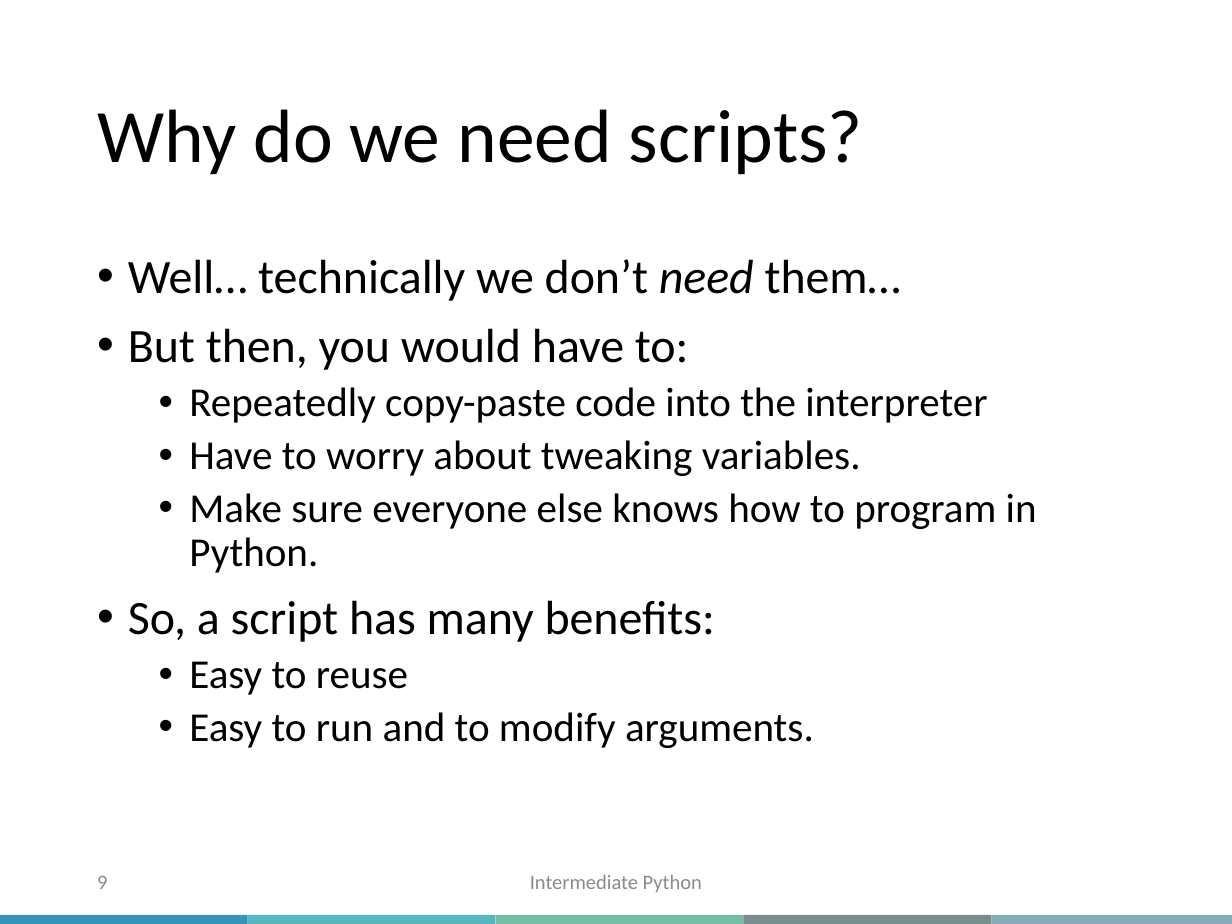
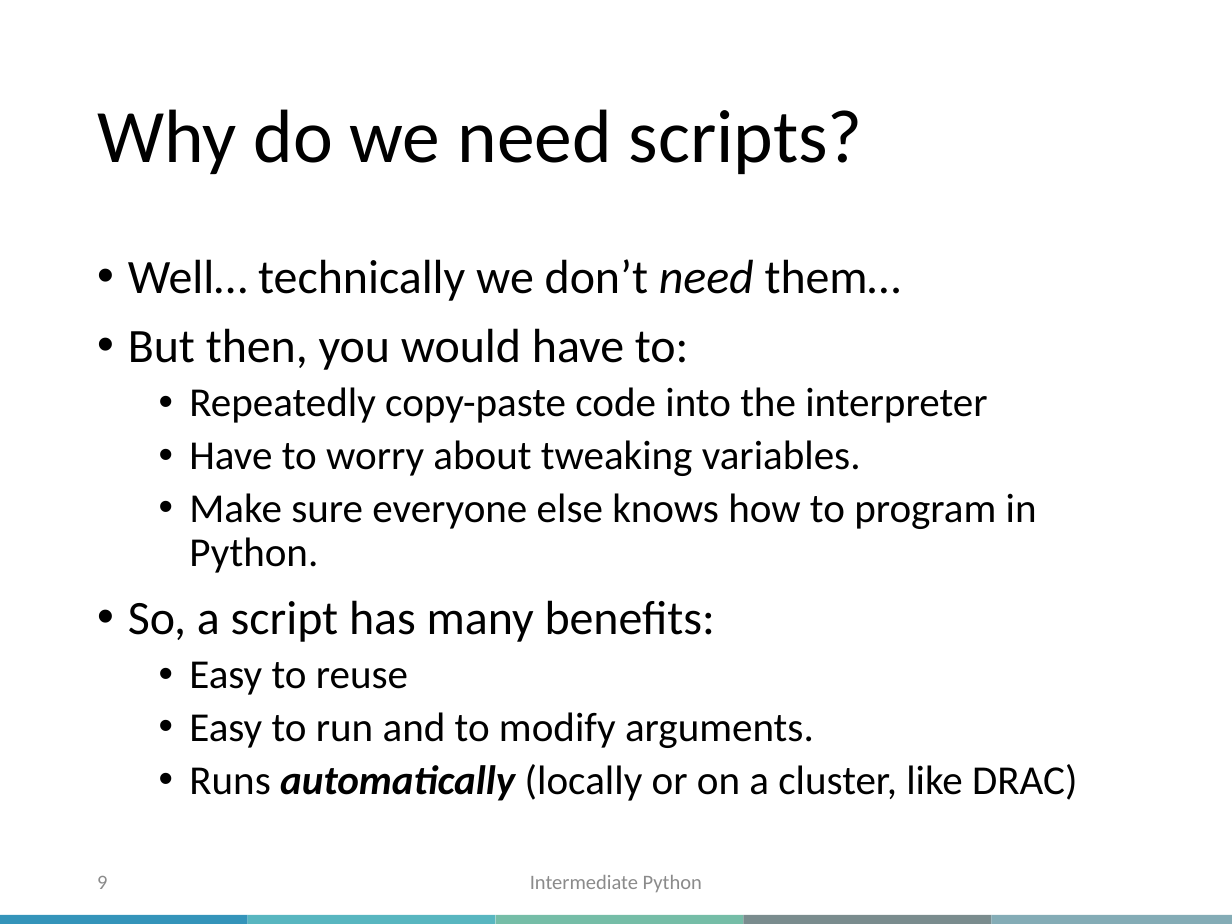
Before and after one commit to bzrudski/micm_intermediate_python_fall_2023, a slide deck: slide 9 of slides/Intermdiate_Python_MiCM_slides_2023.pptx. Drawn at 1232x924 pixels with LibreOffice and Linux fonts; fonts in the diff are those of the drawing; background and template pictures are left out. Boxes give left, top, right and bottom in pixels: in the first picture for what was removed or moved away, otherwise in the second. Text is boxed around its words. In the diff, an @@ line names an element or a change of style, - is before the commit and + after.

Commit message:
Update the code and slides.

```diff
--- a/slides/Intermdiate_Python_MiCM_slides_2023.pptx
+++ b/slides/Intermdiate_Python_MiCM_slides_2023.pptx
@@ text at (x1=189, y1=764, x2=1077, y2=801): paragraph added @@
+  • Runs automatically (locally or on a cluster, like DRAC)
```
Also in this commit, not shown: 2 other files.
